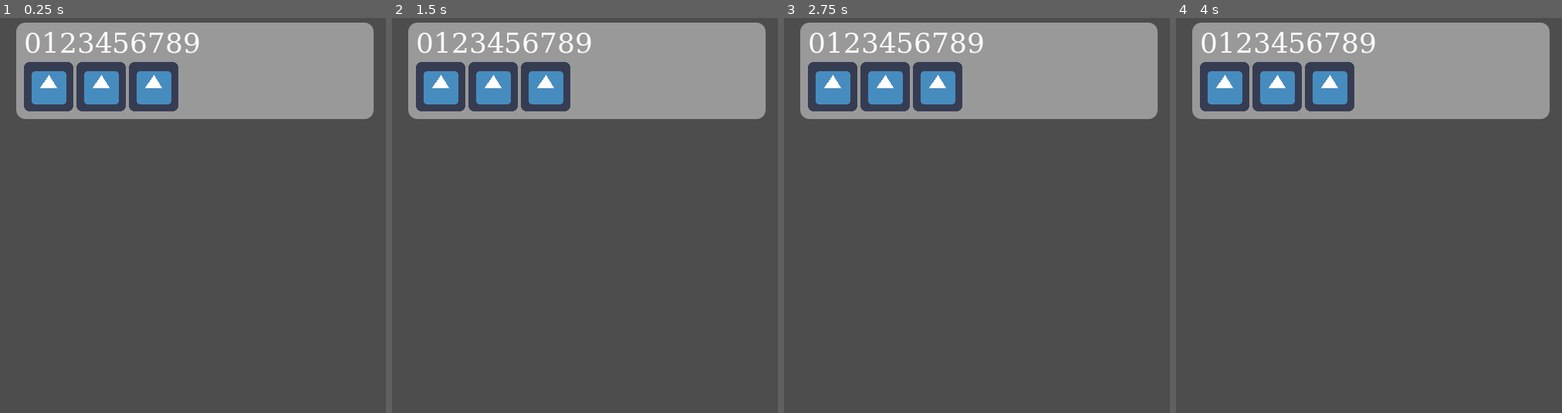
Above: before the commit, frames 1-4 (left to right).
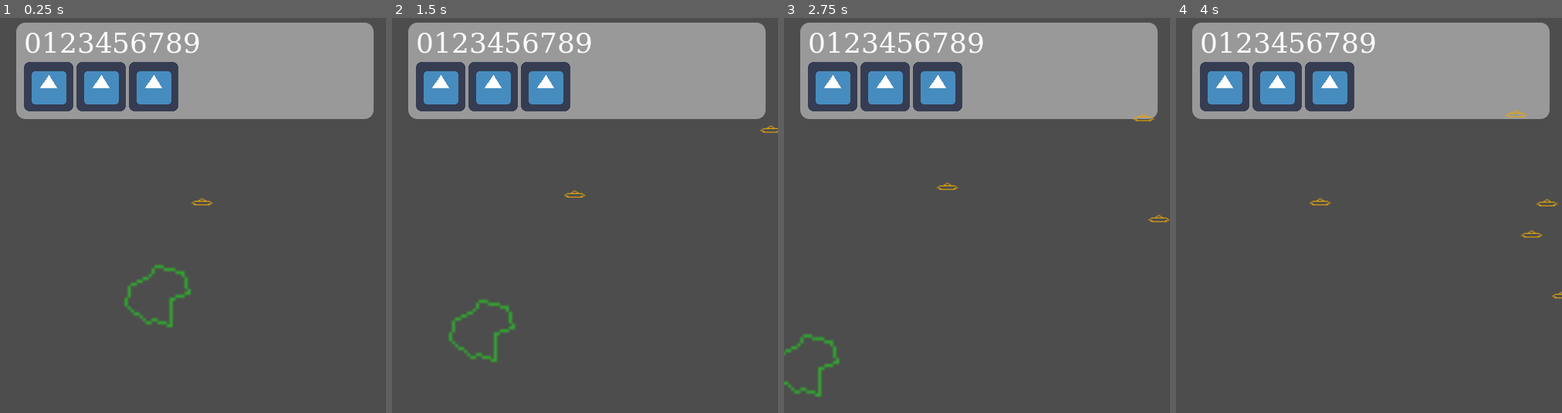
Above: after the commit, the same moments.

Repository: rlubke/space-rocks
Game: Godot game, scene res://Main/Main.tscn
Same seed, same stepped clock (60 frames per second), same inputs: the game is played once before the commit and once after it. The engine's default icon, where the game draws it, is replaced by a stand-in: a white triangle on a blue panel in a dark square.
Inputs:
- Up to frame 1 (0.25 s): no input
- Up to frame 2 (1.5 s): hold E (rotate-right) 0.53-1.28 s; tap Space (fire) at 0.6, 1.35 s; hold Q (rotate-left) from 1.28 s (still down)
- Up to frame 3 (2.75 s): release Q (rotate-left) at 2.03 s; hold E (rotate-right) from 2.03 s (still down); tap Space (fire) at 2.1 s
- Up to frame 4 (4 s): release E (rotate-right) at 2.78 s; hold W (thrust) 2.78-3.53 s; tap Space (fire) at 2.85, 3.6 s; hold Q (rotate-left) from 3.53 s (still down)

The runs differ from the first frame. In frame 1, 0.6% of the frame differs, in the area x 32-56%, y 45-79%; in frame 2, 0.6%, in the area x 14-100%, y 27-88%; in frame 3, 0.6%; in frame 4, 0.2%.

Commit message:
Checkpoint.

Diff:
--- a/Code/Main/Main.gd
+++ b/Code/Main/Main.gd
@@ -1,7 +1,22 @@
 extends Node
+class_name Main
+
+const PAUSE := "pause"
+
+const _UFO:= preload("res://UFO/UFO.tscn")
+
+@onready
+var timer := $UfoTimer
+
+func on_ufo_spawn():
+	var ufo := _UFO.instantiate()
+	ufo.position.x = 0.0 if randi() % 2 else get_viewport().size.x
+	ufo.position.y = randf_range(0, get_viewport().size.x)
+	add_child(ufo)
 
 func _ready() -> void:
-	pass
+	timer.timeout.connect(on_ufo_spawn)
 
 func _process(delta: float) -> void:
-	pass
+	if Input.is_action_pressed(PAUSE):
+		get_tree().quit()
--- a/Code/Main/Main.tscn
+++ b/Code/Main/Main.tscn
@@ -27,3 +27,6 @@
 
 [node name="Ship" parent="." unique_id=1992832231 instance=ExtResource("4_hh5pf")]
 position = Vector2(379, 389)
+
+[node name="UfoTimer" type="Timer" parent="." unique_id=73602492]
+autostart = true
--- a/Code/Rock/Rock.gd
+++ b/Code/Rock/Rock.gd
@@ -5,12 +5,21 @@
 var direction := Vector2.ZERO
 var velocity  := Vector2.ZERO
 
+@onready
+var animated_sprite: AnimatedSprite2D = $AnimatedSprite2D
+
 # Called when the node enters the scene tree for the first time.
 func _ready() -> void:
 	area_entered.connect(on_area_entered)
 	super._ready()
 	direction = Vector2(randf_range(-1, 1), \
 						randf_range(-1, 1))
+
+	# animated_sprite.frame = [0...n]
+	#
+	# use this in order to have a dynamic upper bound
+	# if more frames added.
+	# animated_sprite.sprite_frames.get_frame_count("default")
 
 
 # Called every frame. 'delta' is the elapsed time since the previous frame.
--- a/Code/Rock/Rock.tscn
+++ b/Code/Rock/Rock.tscn
@@ -1,12 +1,30 @@
 [gd_scene format=3 uid="uid://duiesnqf505sd"]
 
 [ext_resource type="Script" uid="uid://dy3d42fk3pe12" path="res://Rock/Rock.gd" id="1_wuppp"]
+[ext_resource type="Texture2D" uid="uid://wi75dbcod6wr" path="res://Rock/assets/rock1.png" id="2_t6u7i"]
 
 [sub_resource type="CircleShape2D" id="CircleShape2D_0hteq"]
 radius = 49.0408
+
+[sub_resource type="SpriteFrames" id="SpriteFrames_0hteq"]
+animations = [{
+"frames": [{
+"duration": 1.0,
+"texture": ExtResource("2_t6u7i")
+}],
+"loop": 1,
+"name": &"default",
+"speed": 5.0
+}]
 
 [node name="Rock" type="Area2D" unique_id=1591440479]
 script = ExtResource("1_wuppp")
 
 [node name="CollisionShape2D" type="CollisionShape2D" parent="." unique_id=1296700496]
 shape = SubResource("CircleShape2D_0hteq")
+
+[node name="AnimatedSprite2D" type="AnimatedSprite2D" parent="." unique_id=1938652590]
+texture_filter = 2
+position = Vector2(-8, 13.000002)
+scale = Vector2(3.8750002, 3.828125)
+sprite_frames = SubResource("SpriteFrames_0hteq")
--- a/Code/Ship/Ship.gd
+++ b/Code/Ship/Ship.gd
@@ -6,7 +6,6 @@
 const FIRE       := "fire";
 const RLEFT      := "rotate-left"
 const RRIGHT     := "rotate-right"
-const PAUSE      := "pause"
 const THRUST     := "thrust"
 
 var thrust_factor := 5
@@ -31,8 +30,6 @@
 		rotation_degrees -= TURN_SPEED * delta
 	if Input.is_action_pressed(RRIGHT):
 		rotation_degrees += TURN_SPEED * delta
-	if Input.is_action_pressed(PAUSE):
-		get_tree().paused = !get_tree().paused
 	if Input.is_action_pressed(THRUST):
 		velocity.x += cos(rotation - PI / 2) * thrust_factor
 		velocity.y += sin(rotation - PI / 2) * thrust_factor
--- a/Code/UFO/UFO.gd
+++ b/Code/UFO/UFO.gd
@@ -1,12 +1,54 @@
-extends Wrappable
+extends Area2D
 class_name UFO
+
+var speed := 10.0 # px / sec
+var velocity_y := 0.0
+
+@onready
+var timer := $Timer
+
+@onready
+var f_timer := $FireTimer
+
+const BULLET := preload("res://Bullet/Bullet.tscn")
+
+func on_timeout() -> void:
+	if velocity_y != 0:
+		velocity_y = 0
+	else:
+		var rando := randi_range(0, 1)
+		if rando:
+			velocity_y = -speed
+		else:
+			velocity_y = speed;
+
+func on_fired() -> void:
+	var bullet := BULLET.instantiate()
+	bullet.position = position
+	bullet.rotation_degrees = randf_range(0, 360)
+	get_parent().add_child(bullet)
 
 
 # Called when the node enters the scene tree for the first time.
 func _ready() -> void:
-	super._ready()
+	timer.timeout.connect(on_timeout)
+	f_timer.timeout.connect(on_fired)
+
+	var viewport_size = get_viewport().size;
+	if position.x > viewport_size.x - viewport_size.x / 2:
+		speed *= -1
 
 
 # Called every frame. 'delta' is the elapsed time since the previous frame.
 func _process(delta: float) -> void:
-	super._process(delta)
+	position.x += speed * delta
+	position.y += velocity_y * delta
+
+	var height = get_viewport().size.y
+	if position.y < 0:
+		position.y = height
+	elif position.y > height:
+		position.y = 0;
+
+	position.x += speed * delta
+	position.y += velocity_y * delta
--- a/Code/UFO/UFO.tscn
+++ b/Code/UFO/UFO.tscn
@@ -1,6 +1,7 @@
 [gd_scene format=3 uid="uid://biehskg2qpme5"]
 
 [ext_resource type="Script" uid="uid://cilukiebm07cc" path="res://UFO/UFO.gd" id="1_7cik0"]
+[ext_resource type="Texture2D" uid="uid://diexbqjj5v0yx" path="res://UFO/assets/ufo.png" id="2_dw4pw"]
 
 [sub_resource type="CapsuleShape2D" id="CapsuleShape2D_0hteq"]
 radius = 4.0
@@ -8,7 +9,7 @@
 
 [sub_resource type="CapsuleShape2D" id="CapsuleShape2D_t2inf"]
 radius = 2.0
-height = 14.0
+height = 10.0
 
 [node name="UFO" type="Area2D" unique_id=1871641881]
 script = ExtResource("1_7cik0")
@@ -21,3 +22,14 @@
 position = Vector2(0, -6)
 rotation = -1.5707964
 shape = SubResource("CapsuleShape2D_t2inf")
+
+[node name="Sprite2D" type="Sprite2D" parent="." unique_id=1578002817]
+position = Vector2(-2, -3)
+scale = Vector2(1.8125, 1.15625)
+texture = ExtResource("2_dw4pw")
+
+[node name="Timer" type="Timer" parent="." unique_id=2048437172]
+autostart = true
+
+[node name="FireTimer" type="Timer" parent="." unique_id=2118535979]
+autostart = true
